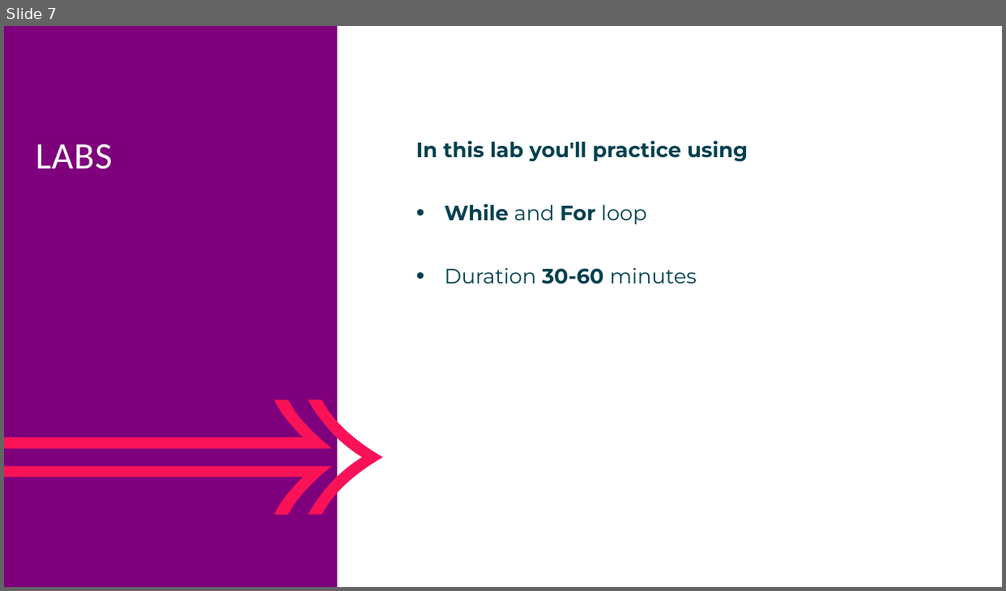
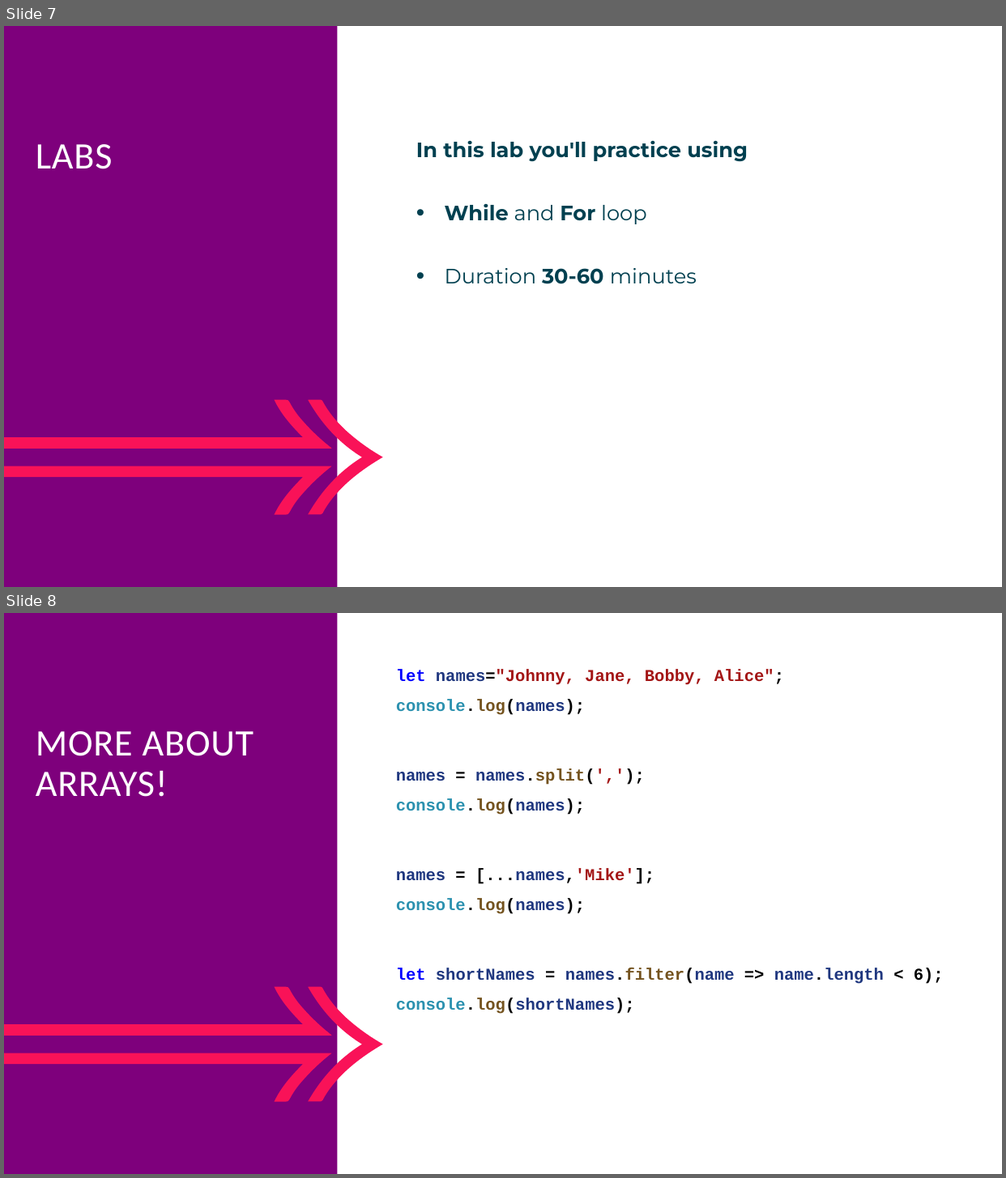
Before and after one commit to mikebaradaran/web_fundamentals, a slide deck: Slides/JavaScript/07 - Loops.pptx. Shown one above the other, each under a label of ours: slide 7 before the commit, slides 7 and 8 after it. The pictures are 1006x591 and 1006x1178 pixels, drawn with LibreOffice and Linux fonts; fonts in the diff are those of the drawing. Boxes give left, top, right and bottom in pixels: in the first picture for what was removed or moved away, otherwise in the second. Text is boxed around its words. In the diff, an @@ line names an element or a change of style, - is before the commit and + after.

Commit message:
added a page about arry expansion and filter

```diff
--- a/Slides/JavaScript/07 - Loops.pptx
+++ b/Slides/JavaScript/07 - Loops.pptx
@@ slide 8 added at [4,613,1002,1174], background #FFFFFF; not listed: 4 template elements that a slide beside it also shows @@
@@ text added at [396,669,944,1014], 16 pt, text #1F377F, bold @@
+let names="Johnny, Jane, Bobby, Alice";
+console.log(names);
+names = names.split(',');
+console.log(names);
+names = [...names,'Mike'];
+console.log(names);
+let shortNames = names.filter(name => name.length < 6);
+console.log(shortNames);
@@ text added at [36,731,253,797], 36 pt, text #FFFFFF @@
+MORE ABOUT ARRAYS!
```
Also in this commit, not shown: 33 other files.
